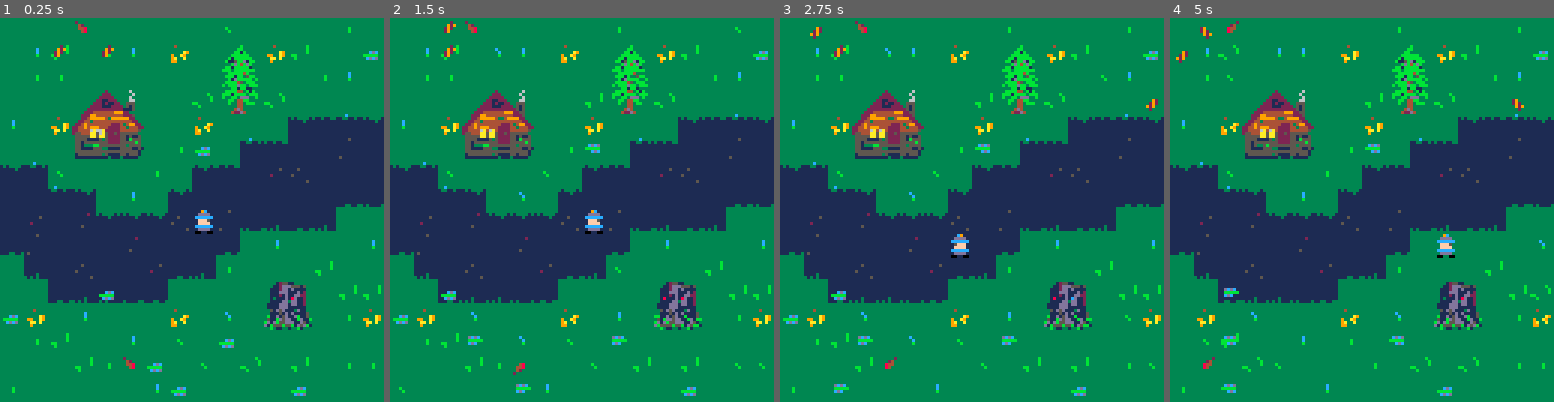
Above: before the commit, frames 1-4 (left to right).
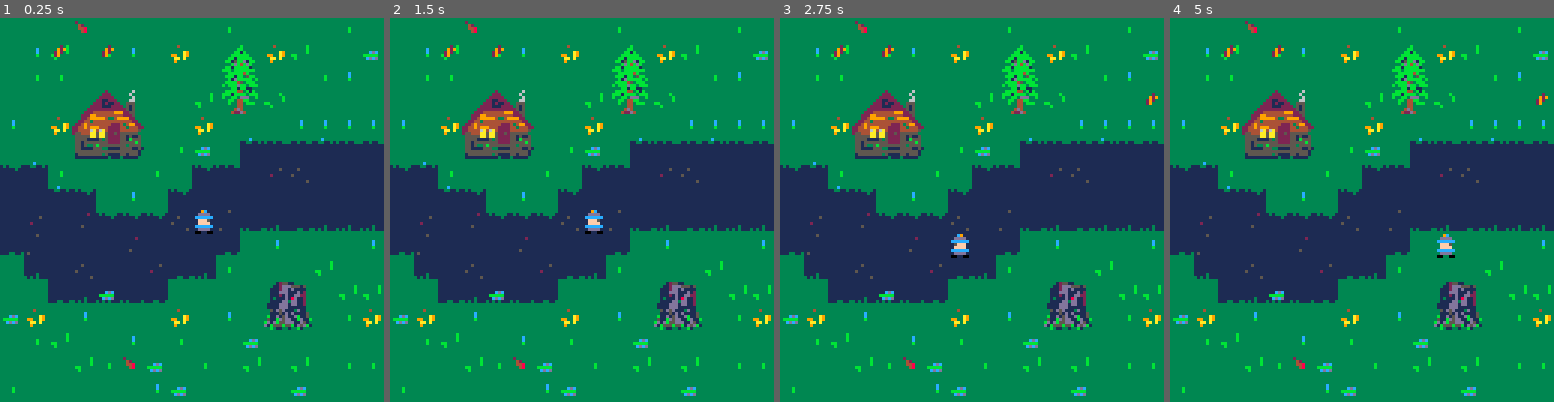
Above: after the commit, the same moments.

Repository: schoblaska/pico-8
Game: PICO-8 cartridge src/kaido.p8
Two runs of this game, one before a commit and one after it. Both use one fixed random seed, a clock stepped at 60 frames per second and the inputs below.
Inputs:
- Up to frame 1 (0.25 s): no input
- Up to frame 2 (1.5 s): no input
- Up to frame 3 (2.75 s): hold Left 1.97-2.37 s; hold Down from 2.42 s (still down)
- Up to frame 4 (5 s): release Down at 2.82 s; hold Right 2.87-3.53 s; hold Up 3.58-4.08 s; hold Right 4.13-4.53 s; hold Down from 4.58 s (still down)

The runs differ from the first frame. In frame 1, 3.1% of the frame differs, in the area x 13-100%, y 2-92%; in frame 2, 3.8%; in frame 3, 3.8%; in frame 4, 4.3%, in the area x 0-100%, y 0-99%.

Commit message:
read modulo map

Diff:
--- a/src/kaido.p8
+++ b/src/kaido.p8
@@ -59,7 +60,7 @@
 
   for x = 0, 15 do
     for y = 0, 15 do
-      if not fget(mget(x, y), 3) and rnd(leafspawn / 6) < 1 then
+      if not fget(modmget(x, y), 3) and rnd(leafspawn / 6) < 1 then
         add(
           leaves, {
             x = x,
@@ -105,7 +106,7 @@
 function _draw()
   for y = 0, 15 do
     for x = 0, 15 do
-      local sprite = mget(x, y)
+      local sprite = modmget(x, y)
 
       if fget(sprite, 5) then
         spr(sprites.path, x * 8, y * 8)
@@ -140,7 +141,7 @@
 
   for y = 0, 15 do
     for x = 0, 15 do
-      local sprite = mget(x, y)
+      local sprite = modmget(x, y)
 
       if player.x == x and player.y == y then
         palt(0, false)
@@ -164,6 +165,19 @@
       end
     end
   end
+end
+
+function modxy(x, y)
+  return x % 48 + 32, y
+end
+
+function modmget(x, y)
+  local modx, mody = modxy(x, y)
+  return mget(modx, mody)
+end
+
+function sample(array)
+  return array[flr(rnd(#array)) + 1]
 end
 
 function spawn_leaves()
@@ -211,7 +225,7 @@
 function leaf_can_move_to(x, y)
   if x < 0 then
     return true
-  elseif fget(mget(x, y), 3) then
+  elseif fget(modmget(x, y), 3) then
     return false
   elseif leaf_at(x, y) then
     return false
@@ -225,7 +239,7 @@
 function player_can_move_to(x, y)
   if x < 0 or x > 15 or y < 0 or y > 15 then
     return false
-  elseif fget(mget(x, y), 3) then
+  elseif fget(modmget(x, y), 3) then
     return false
   else
     return true
@@ -236,7 +250,7 @@
   for gust in all(gusts) do
     local mapx = gust.mapx * 16 + (gust.offset + x) % 16
 
-    if mget(mapx, y) == sprites.gust then
+    if modmget(mapx, y) == sprites.gust then
       return true
     end
   end
@@ -473,157 +487,149 @@
 001200120012000a000a001600160000000101010112000a000a00161616160000220022002200202040001a001a0000002200220022002020020000000000001600140016000000000000000000000008000a000800000000000000000000000a0008000800000000000000000000000a0a0a0a000000000000000000000000
 0000000000000000000000000000000000000000000000000000000000000000000000000000000000000000000000000000000000000000000000000000000000000000000000000000000000000000000000000000000000000000000000000000000000000000000000000000000000000000000000000000000000000000
 __map__
-1010101010101010100510101010051000000000000029290029000000000000000000000000000000000029000000001010101010101000000000000000000000000000000000000000000000000000000000000000000000000000000000000000000000000000000000000000000000000000000000000000000000000000
-1015011015151003100b0d030110101000000000000029002929000000000000000000000000000000002929000000001010101010101000000000000000000000000000000000000000000000000000000000000000000000000000000000000000000000000000000000000000000000000000000000000000000000000000
-1005051010101010101b1d101005151000000000002929002900000000000000000000000000002929290000000000001010101010101000000000000000000000000000000000000000000000000000000000000000000000000000000000000000000000000000000000000000000000000000000000000000000000000000
-1010104042441010012b2d021010101000000000002900002900000000000000000000000000002900000000000000001010101010101000000000000000000000000000000000000000000000000000000000000000000000000000000000000000000000000000000000000000000000000000000000000000000000000000
-1510035052541010031010102123252100000000002900002900000000000000000000000000292900000000000000001010101010101000000000000000000000000000000000000000000000000000000000000000000000000000000000000000000000000000000000000000000000000000000000000000000000000000
-1010106062641005101025232020382000000000292900002900000000000000000000000029290000000000000000001010101010101000000000000000000000000000000000000000000000000000000000000000000000000000000000000000000000000000000000000000000000000000000000000000000000000000
-2125051010100510212320282720202000000000290000292900000000000000000000000029000000000000000000001010101010101000000000000000000000000000000000000000000000000000000000000000000000000000000000000000000000000000000000000000000000000000000000000000000000000000
-2020252110151021202020202020313300000000290000290000000000000000000000002929000000000000000000001010101010101000000000000000000000000000000000000000000000000000000000000000000000000000000000000000000000000000000000000000000000000000000000000000000000000000
-2028203721212127203833353135101000000000290000290000000000000000000000002900000000000000000000001010101010101000000000000000000000000000000000000000000000000000000000000000000000000000000000000000000000000000000000000000000000000000000000000000000000000000
-3138202020372020203110151010101500000000002900290000000000000000000000002929290000000000000000001010101010101000000000000000000000000000000000000000000000000000000000000000000000000000000000000000000000000000000000000000000000000000000000000000000000000000
-1035202720202831350510101001101000000000002900002900000000000000000000000000292900000000000000001010101010101000000000000000000000000000000000000000000000000000000000000000000000000000000000000000000000000000000000000000000000000000000000000000000000000000
-1010313535333110101010070910010100000000002900002900000000000000000000000000002929000000000000001010101010101000000000000000000000000000000000000000000000000000000000000000000000000000000000000000000000000000000000000000000000000000000000000000000000000000
-1003101510101003101510171910050300000000002929002929000000000000000000000000000029292900000000001010101010101000000000000000000000000000000000000000000000000000000000000000000000000000000000000000000000000000000000000000000000000000000000000000000000000000
-1005011010151005101010101010101000000000000029290029000000000000000000000000000000002929000000001010101010101000000000000000000000000000000000000000000000000000000000000000000000000000000000000000000000000000000000000000000000000000000000000000000000000000
-1010100105101010051001100110050500000000000000290029290000000000000000000000000000000029292900001010101010101000000000000000000000000000000000000000000000000000000000000000000000000000000000000000000000000000000000000000000000000000000000000000000000000000
-0510101010101510101010101010101000000000000000290000290000000000000000000000000000000000002929001010101010101000000000000000000000000000000000000000000000000000000000000000000000000000000000000000000000000000000000000000000000000000000000000000000000000000
-1010101010101010101010101010101010101010101010101010101010101010101010101010101010101010101010101010101010101000000000000000000000000000000000000000000000000000000000000000000000000000000000000000000000000000000000000000000000000000000000000000000000000000
-1010101010101010101010101010101010101010101010101010101010101010101010101010101010101010101010101010101010101000000000000000000000000000000000000000000000000000000000000000000000000000000000000000000000000000000000000000000000000000000000000000000000000000
-1010101010101010101010101010101010101010101010101010101010101010101010101010101010101010101010101010101010101000000000000000000000000000000000000000000000000000000000000000000000000000000000000000000000000000000000000000000000000000000000000000000000000000
-1010101010101010101010101010101010101010101010101010101010101010101010101010101010101010101010101010101010101000000000000000000000000000000000000000000000000000000000000000000000000000000000000000000000000000000000000000000000000000000000000000000000000000
-1010101010101010101010101010101010101010101010101010101010101010101010101010101010101010101010101010101010101000000000000000000000000000000000000000000000000000000000000000000000000000000000000000000000000000000000000000000000000000000000000000000000000000
-1010101010101010101010101010101010101010101010101010101010101010101010101010101010101010101010101010101010101000000000000000000000000000000000000000000000000000000000000000000000000000000000000000000000000000000000000000000000000000000000000000000000000000
-1010101010101010101010101010101010101010101010101010101010101010101010101010101010101010101010101010101010101000000000000000000000000000000000000000000000000000000000000000000000000000000000000000000000000000000000000000000000000000000000000000000000000000
-1010101010101010101010101010101010101010101010101010101010101010101010101010101010101010101010101010101010101000000000000000000000000000000000000000000000000000000000000000000000000000000000000000000000000000000000000000000000000000000000000000000000000000
-…(130 lines of a section not shown)…
+0000000000000000000000290000000000000000000029290029000000000000101010101010101010051010101005101010101010101010100510101010051010101010101010101005101010100510000000000000000000000000000000000000000000000000000000000000000000000000000000000000000000000000
+00000000000000000000292900000000000000000000290029290000000000001015011015151003100b0d03011010101015011003030310100b0d03011010101015010303031010100b0d0301101010000000000000000000000000000000000000000000000000000000000000000000000000000000000000000000000000
+00000000000000292929000000000000000000000029290029000000000000001005051010101010101b1d10100515101005051010100310101b1d10100515101005051010031010101b1d1010051510000000000000000000000000000000000000000000000000000000000000000000000000000000000000000000000000
+00000000000000290000000000000000000000000029000029000000000000001010104042441010012b2d02101010101010101003030310102b2d02101010101010100303031010012b2d0210101010000000000000000000000000000000000000000000000000000000000000000000000000000000000000000000000000
+0000000000002929000000000000000000000000002900002900000000000000151003505254101003101010151515151510101003101010101010102123252115101010100310101010101021232521000000000000000000000000000000000000000000000000000000000000000000000000000000000000000000000000
+0000000000292900000000000000000000000000292900002900000000000000101010606264100510102523232523231010101003030310101025232020382010101003030310051010252320203820000000000000000000000000000000000000000000000000000000000000000000000000000000000000000000000000
+0000000000290000000000000000000000000000290000292900000000000000212505101010051021232028272020202525051010101010212320282720202021250510101005102123202827202020000000000000000000000000000000000000000000000000000000000000000000000000000000000000000000000000
+0000000029290000000000000000000000000000290000290000000000000000202025211015102120202020202020202020252110101021202020202020313320202521101510212020202020203133000000000000000000000000000000000000000000000000000000000000000000000000000000000000000000000000
+0000000029000000000000000000000000000000290000290000000000000000202820372121212720383335313535352028203721212127203833353135101020282037212121272038333531351010000000000000000000000000000000000000000000000000000000000000000000000000000000000000000000000000
+0000000029292900000000000000000000000000002900290000000000000000313820202037202020311015101010153138202020372020203110151010101531382020203720202031101510101015000000000000000000000000000000000000000000000000000000000000000000000000000000000000000000000000
+0000000000002929000000000000000000000000002900002900000000000000103520272020283135051010100110101035202720202831350510101001101010352027202028313505101010011010000000000000000000000000000000000000000000000000000000000000000000000000000000000000000000000000
+0000000000000029290000000000000000000000002900002900000000000000101031353533311010101007091001011010313535333110101010070910010110103135353331101010100709100101000000000000000000000000000000000000000000000000000000000000000000000000000000000000000000000000
+0000000000000000292929000000000000000000002929002929000000000000100310151010100310151017191005031003101510101003101510171910050310031015101010031015101719100503000000000000000000000000000000000000000000000000000000000000000000000000000000000000000000000000
+0000000000000000000029290000000000000000000029290029000000000000100501101015100510101010101010101005011010151005101010101010101010050110101510051010101010101010000000000000000000000000000000000000000000000000000000000000000000000000000000000000000000000000
+0000000000000000000000292929000000000000000000290029290000000000101010010510101005100110011005051010100105101010051001100110050510101001051010100510011001100505000000000000000000000000000000000000000000000000000000000000000000000000000000000000000000000000
+0000000000000000000000000029290000000000000000290000290000000000051010101010151010101010101010100510101010101510101010101010101005101010101015101010101010101010000000000000000000000000000000000000000000000000000000000000000000000000000000000000000000000000
+…(130 lines of a section not shown)…
